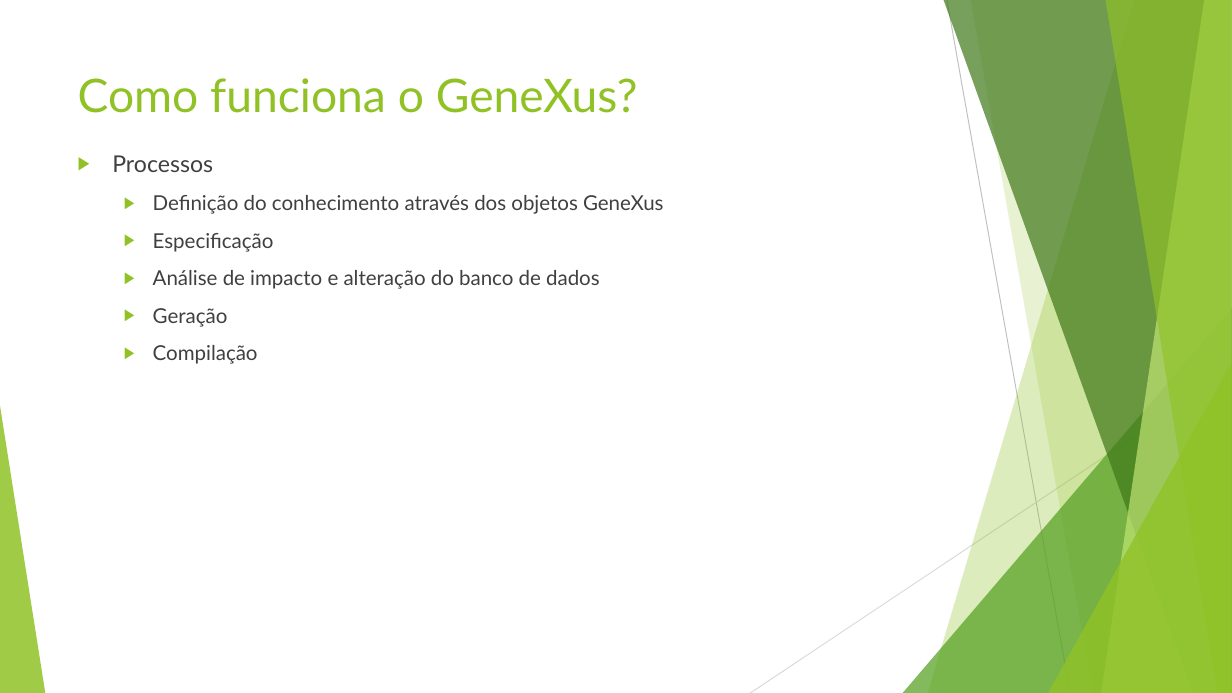
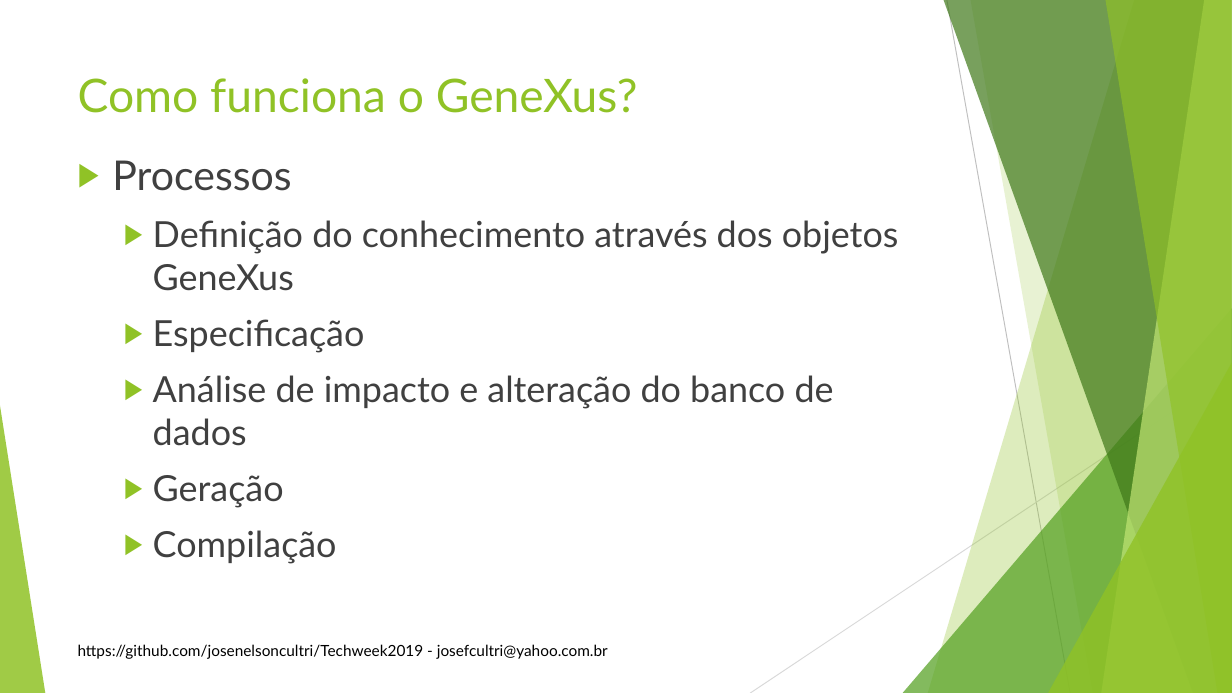
Before and after one commit to josenelsoncultri/Techweek2019, a slide deck: slide 4 of Techweek2019.pptx. Drawn at 1232x693 pixels with LibreOffice and Linux fonts; fonts in the diff are those of the drawing; background and template pictures are left out. Boxes give left, top, right and bottom in pixels: in the first picture for what was removed or moved away, otherwise in the second. Text is boxed around its words. In the diff, an @@ line names an element or a change of style, - is before the commit and + after.

```diff
--- a/Techweek2019.pptx
+++ b/Techweek2019.pptx
@@ text "Processos" at <box>112,160,899,508</box>: size 18 to 32 pt in "Processos"; size 16 to 28 pt @@
@@ text added at <box>78,644,608,659</box>, 12 pt, text #000000 @@
+https://github.com/josenelsoncultri/Techweek2019 - josefcultri@yahoo.com.br
```
Also in this commit, not shown: 14 other slides changed, 2 slides added.
